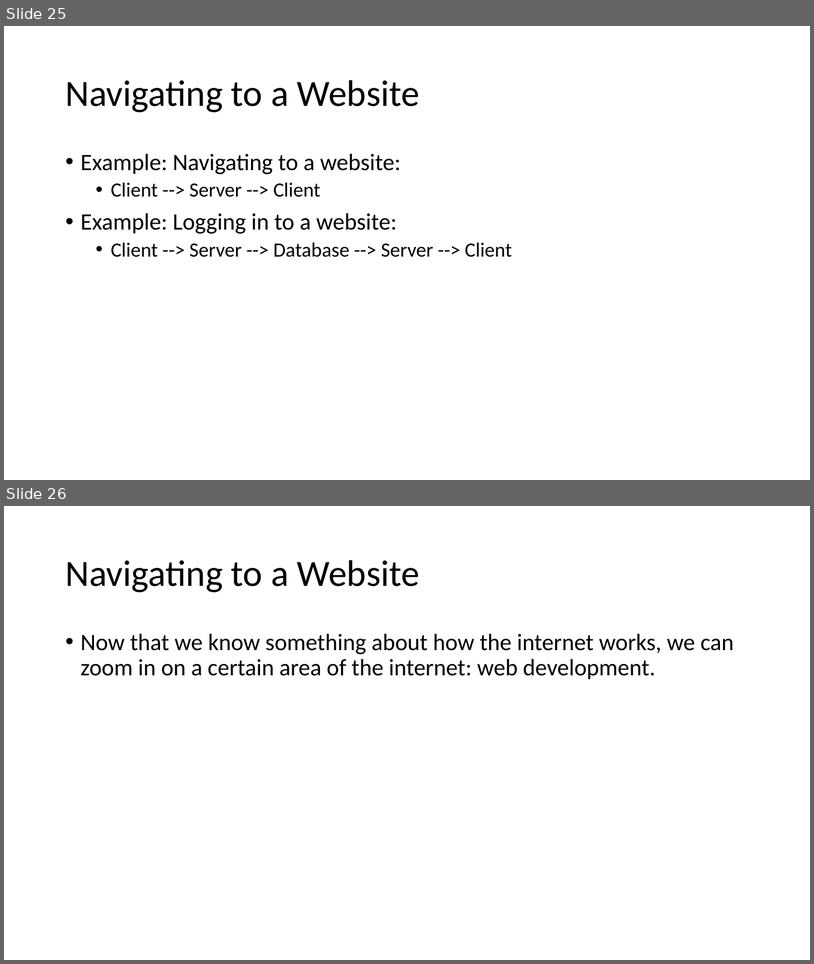
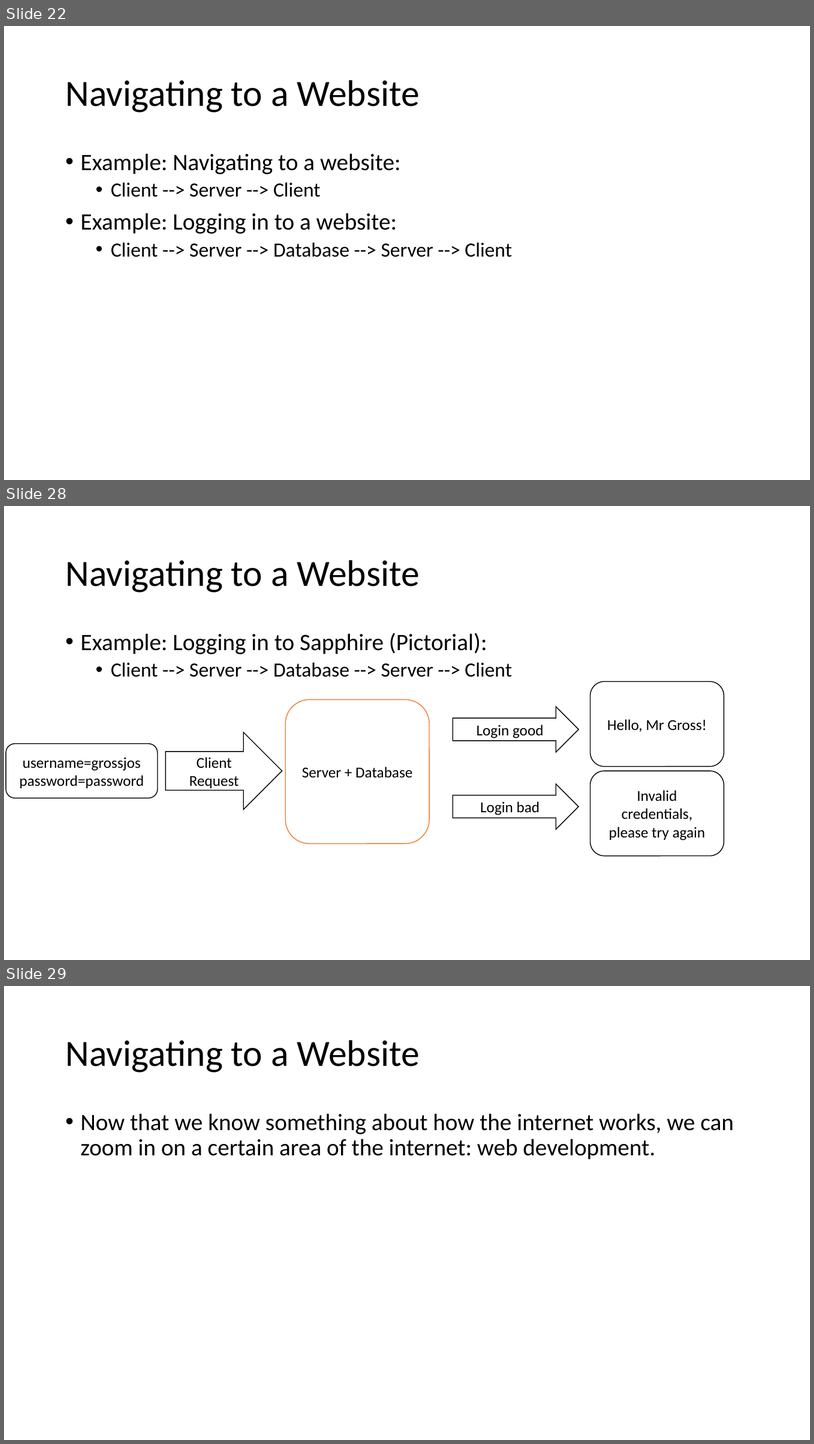
Before and after one commit to MrJoshGross/Course-Curricular-Material, a slide deck: wip/Lecture 7 - Introduction to the Internet.pptx. Shown one above the other, each under a label of ours: slides 25 and 26 before the commit, slides 22, 28 and 29 after it; the slides between them are not shown. The pictures are 814x964 and 814x1444 pixels, drawn with LibreOffice and Linux fonts; fonts in the diff are those of the drawing. Boxes give left, top, right and bottom in pixels: in the first picture for what was removed or moved away, otherwise in the second. Text is boxed around its words. In the diff, an @@ line names an element or a change of style, - is before the commit and + after.

```diff
--- a/wip/Lecture 7 - Introduction to the Internet.pptx
+++ b/wip/Lecture 7 - Introduction to the Internet.pptx
@@ slide 28 added at (4, 506, 810, 960), background #FFFFFF @@
@@ title added at (65, 560, 420, 592), 44 pt, text #000000 @@
+Navigating to a Website
@@ text added at (81, 633, 512, 677), 24 pt, text #000000 @@
+• Example: Logging in to Sapphire (Pictorial):
+  • Client --> Server --> Database --> Server --> Client
@@ rounded rectangle added at (591, 681, 725, 766), fill #FFFFFF, outline #000000 1 pt, 18 pt, text #000000 @@
+Hello, Mr Gross!
@@ rounded rectangle added at (286, 700, 430, 844), fill #FFFFFF, outline #ED7D31 1 pt, 18 pt, text #000000 @@
+Server + Database
@@ right arrow added at (453, 707, 579, 752), fill #FFFFFF, outline #000000 1 pt, 18 pt, text #000000 @@
+Login good
@@ right arrow added at (165, 732, 282, 810), fill #FFFFFF, outline #000000 1 pt, 18 pt, text #000000 @@
+Client Request
@@ rounded rectangle added at (6, 744, 158, 798), fill #FFFFFF, outline #000000 1 pt, 18 pt, text #000000 @@
+username=grossjos
+password=password
@@ rounded rectangle added at (591, 771, 725, 856), fill #FFFFFF, outline #000000 1 pt, 18 pt, text #000000 @@
+Invalid credentials, please try again
@@ right arrow added at (453, 784, 579, 829), fill #FFFFFF, outline #000000 1 pt, 18 pt, text #000000 @@
+Login bad
@@ what was slide 25 is now slide 22 @@
@@ what was slide 26 is now slide 29 @@
```
Also in this commit, not shown: 5 slides changed, 5 other slides added, 3 slides removed, 1 other file.
